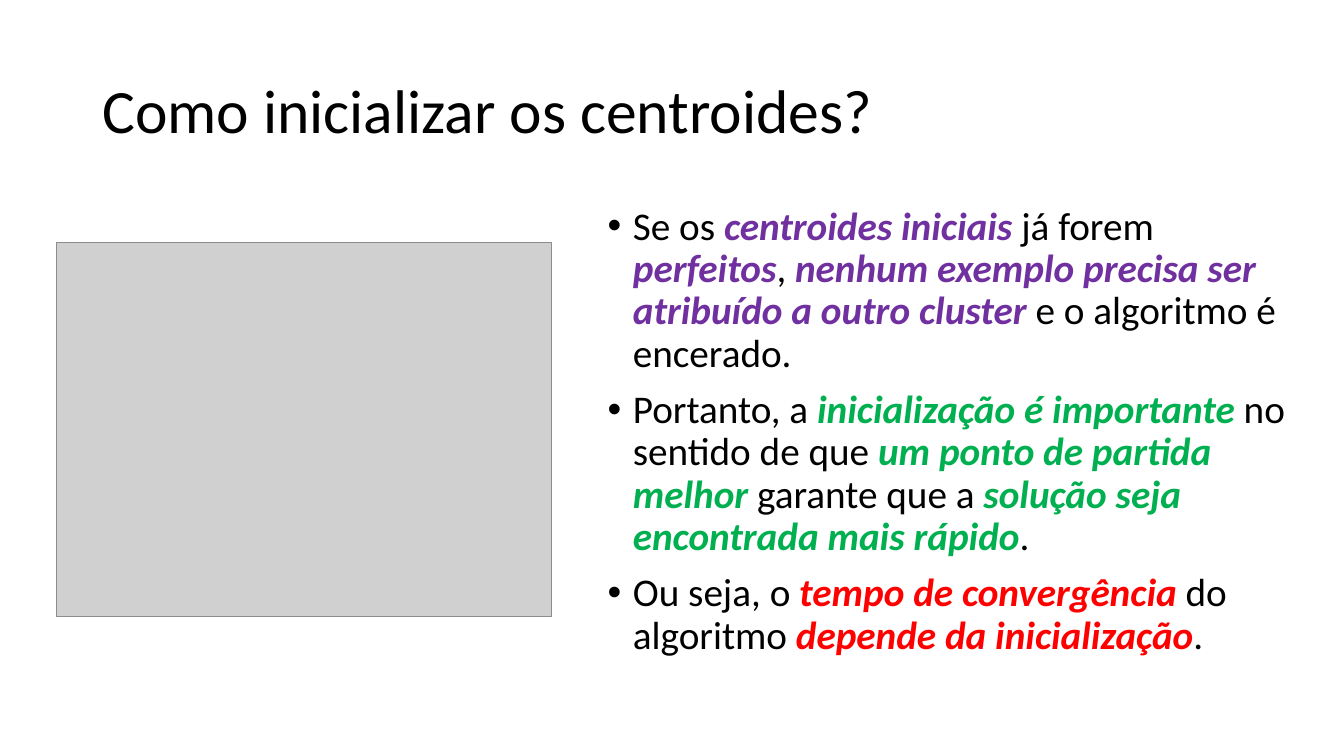
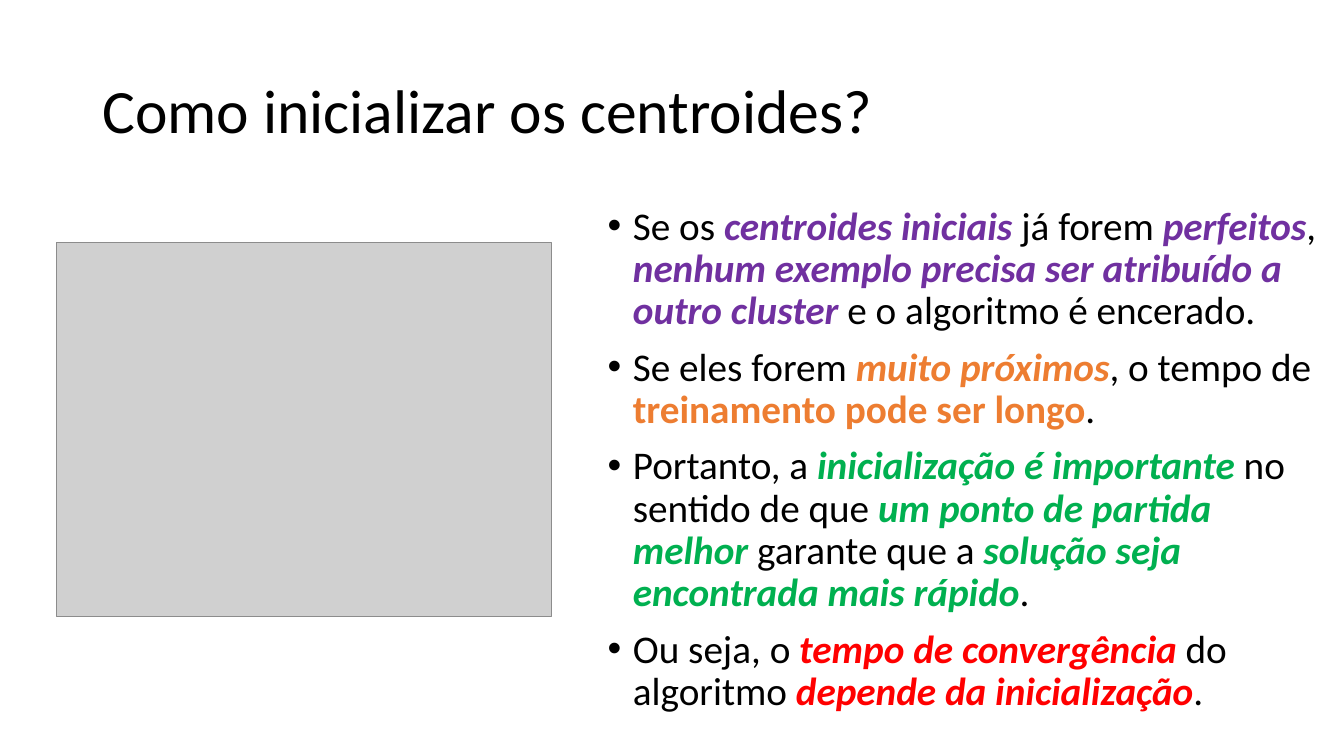
Before and after one commit to zz4fap/t320_aprendizado_de_maquina, a slide deck: slide 16 of slides/T320_kMeans.pptx. Drawn at 1344x756 pixels with LibreOffice and Linux fonts; fonts in the diff are those of the drawing; grey boxes stand for pictures. Boxes give left, top, right and bottom in pixels: in the first picture for what was removed or moved away, otherwise in the second. Text is boxed around its words. In the diff, an @@ line names an element or a change of style, - is before the commit and + after.

```diff
--- a/slides/T320_kMeans.pptx
+++ b/slides/T320_kMeans.pptx
@@ text at [633, 353, 1311, 430]: paragraph added @@
+• Se eles forem muito próximos, o tempo de treinamento pode ser longo.
```
Also in this commit, not shown: 11 other slides changed, 4 slides added, 4 slides removed, 2 other files.
